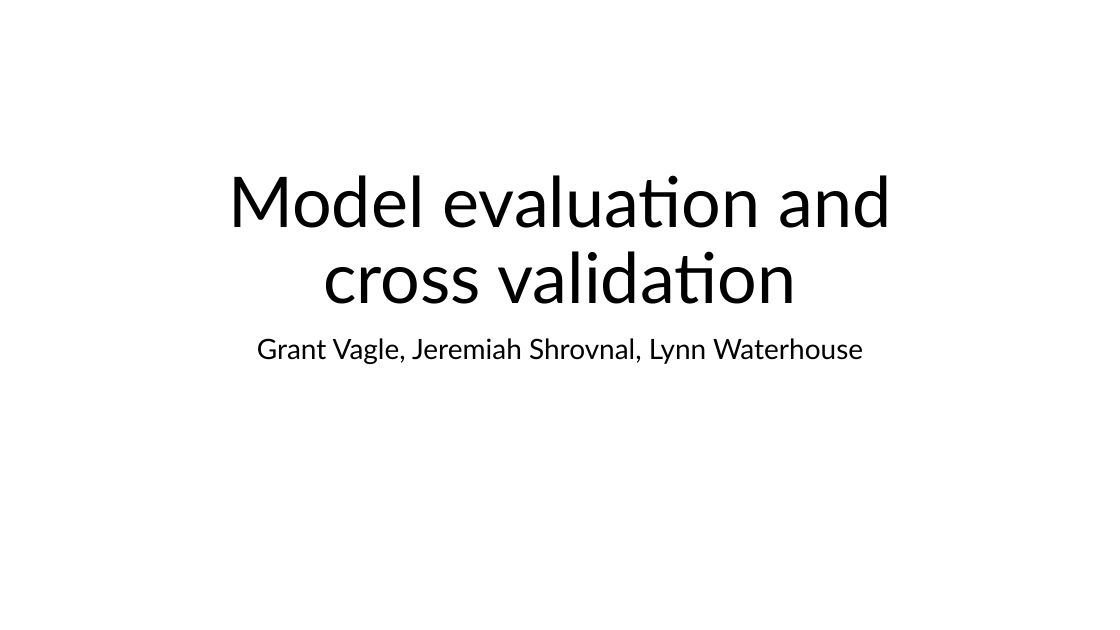
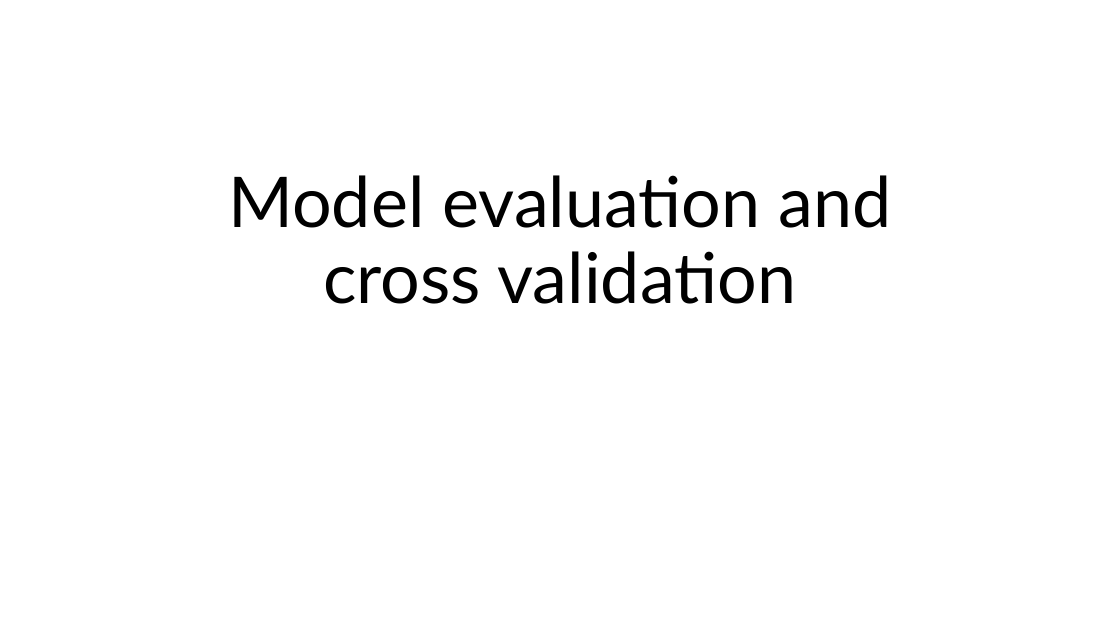
Before and after one commit to grantvagle/ml_methods_workshop, a slide deck: slide 1 of slides/02_model_eval_cv.pptx. Drawn at 1120x630 pixels with LibreOffice and Linux fonts; fonts in the diff are those of the drawing; background and template pictures are left out. Boxes give left, top, right and bottom in pixels: in the first picture for what was removed or moved away, otherwise in the second. Text is boxed around its words. In the diff, an @@ line names an element or a change of style, - is before the commit and + after.

```diff
--- a/slides/02_model_eval_cv.pptx
+++ b/slides/02_model_eval_cv.pptx
@@ subtitle removed at (257,338,863,364) @@
-Grant Vagle, Jeremiah Shrovnal, Lynn Waterhouse
```
Also in this commit, not shown: 5 slides removed, 1 other file.
